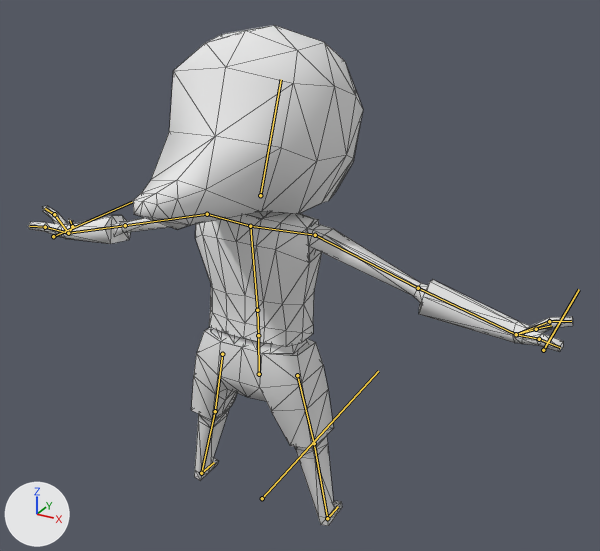
One commit to the Blender file RPG/RPG/data/assets/units/player/hoodlum.blend: the scene before it, then after it.
Rendered twice from a 50 mm camera at (1.245, -1.991, 1.877) aimed at (0.134, 0.029, 0.866). Every picture has the same lights, and +X, +Y and +Z are marked at lower left. The bones that bend it are drawn over the model as lines. Mesh edges are drawn as thin lines.
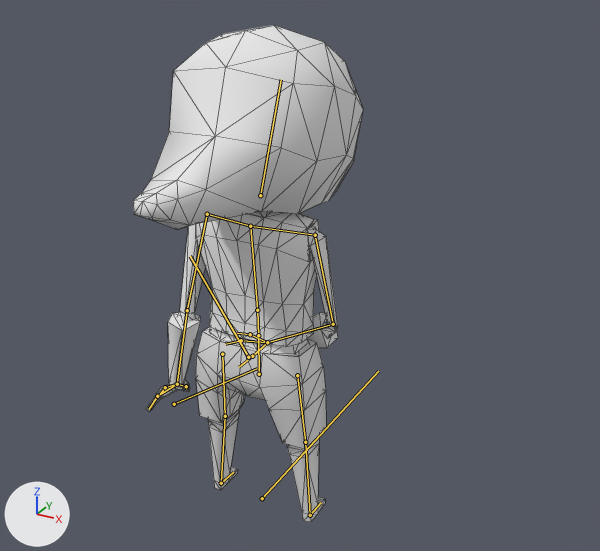
The newer file adds an action. The first version stands in its rest pose; the second is drawn at frame 0 of the action 'quaff'.

Edits to the bpy script that builds the scene:
```text
Change bone_thigh_r:
    where bone_thigh_r = bpy.data.objects['Armature'].pose.bones['Thigh_R']  # child of 'Hip'
    bone_thigh_r.rotation_quaternion: (1.0, 0.0, 0.0, 0.0) -> (0.998, -0.013, 0.004, 0.06)  # degrees (0, 0, 0) -> degrees (-1, 1, 7)
Change bone_thigh_l:
    where bone_thigh_l = bpy.data.objects['Armature'].pose.bones['Thigh_L']  # child of 'Hip'
    bone_thigh_l.rotation_quaternion: (1.0, 0.0, 0.0, 0.0) -> (0.997, -0.017, -0.006, -0.079)  # degrees (0, 0, 0) -> degrees (-2, -1, -9)
Change bone_upperarm_l:
    where bone_upperarm_l = bpy.data.objects['Armature'].pose.bones['UpperArm_L']  # child of 'Shoulder_L'
    bone_upperarm_l.rotation_quaternion: (1.0, 0.0, 0.0, 0.0) -> (0.848, -0.496, 0.117, -0.147)  # degrees (0, 0, 0) -> degrees (-61, 3, -21)
Change bone_upperarm_r:
    where bone_upperarm_r = bpy.data.objects['Armature'].pose.bones['UpperArm_R']  # child of 'Shoulder_R'
    bone_upperarm_r.rotation_quaternion: (1.0, 0.0, 0.0, 0.0) -> (0.479, -0.032, -0.65, 0.589)  # degrees (0, 0, 0) -> degrees (-79, -36, 132)
Change bone_lowerarm_r:
    where bone_lowerarm_r = bpy.data.objects['Armature'].pose.bones['LowerArm_R']  # child of 'UpperArm_R'
    bone_lowerarm_r.rotation_quaternion: (1.0, 0.0, 0.0, 0.0) -> (0.837, 0.226, 0.225, 0.445)  # degrees (0, 0, 0) -> degrees (36, 10, 59)
Change bone_longfirst_r:
    where bone_longfirst_r = bpy.data.objects['Armature'].pose.bones['LongFirst_R']  # child of 'LowerArm_R'
    bone_longfirst_r.rotation_quaternion: (1.0, 0.0, 0.0, 0.0) -> (0.866, -0.401, -0.294, 0.042)  # degrees (0, 0, 0) -> degrees (-55, -28, 21)
Change bone_indexfirst_r:
    where bone_indexfirst_r = bpy.data.objects['Armature'].pose.bones['IndexFirst_R']  # child of 'LowerArm_R'
    bone_indexfirst_r.rotation_quaternion: (1.0, 0.0, 0.0, 0.0) -> (0.866, -0.487, 0.063, -0.092)  # degrees (0, 0, 0) -> degrees (-59, 1, -13)
Change bone_thumbfirst_r:
    where bone_thumbfirst_r = bpy.data.objects['Armature'].pose.bones['ThumbFirst_R']  # child of 'LowerArm_R'
    bone_thumbfirst_r.rotation_quaternion: (1.0, 0.0, 0.0, 0.0) -> (0.866, -0.359, 0.318, 0.138)  # degrees (0, 0, 0) -> degrees (-45, 41, 1)
```

What differs and where, as boxes (x1, y1, x2, y2) in the pictures (600 x 551 px):
'Cube', posed (58% narrower): before (28, 25, 573, 526); after (133, 25, 363, 522)
bone 'Thigh_R', root to tip: before (297, 375) to (314, 443); after (297, 375) to (305, 442)
bone 'Thigh_L', root to tip: before (222, 354) to (215, 411); after (222, 354) to (225, 416)
bone 'UpperArm_L', root to tip: before (207, 214) to (125, 225); after (207, 214) to (187, 310)
bone 'UpperArm_R', root to tip: before (315, 235) to (418, 288); after (315, 235) to (333, 324)
bone 'LowerArm_R', root to tip: before (418, 288) to (516, 334); after (333, 324) to (267, 342)
bone 'LongFirst_R', root to tip: before (516, 334) to (539, 339); after (267, 342) to (252, 356)
bone 'IndexFirst_R', root to tip: before (516, 334) to (549, 321); after (267, 342) to (241, 340)
bone 'ThumbFirst_R', root to tip: before (516, 334) to (536, 329); after (267, 342) to (250, 334)
